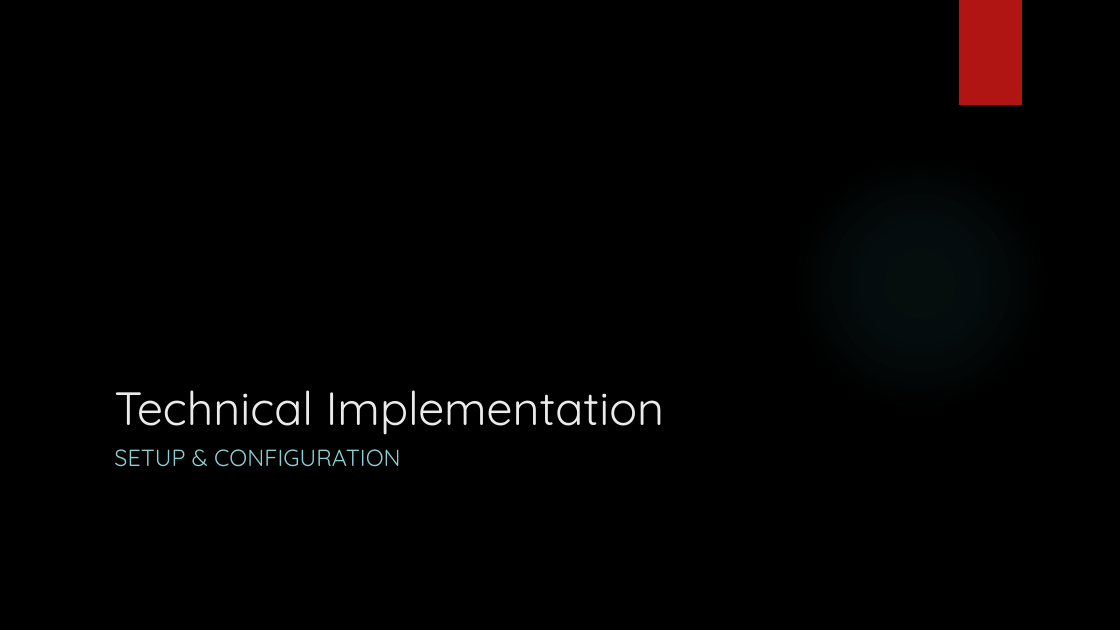
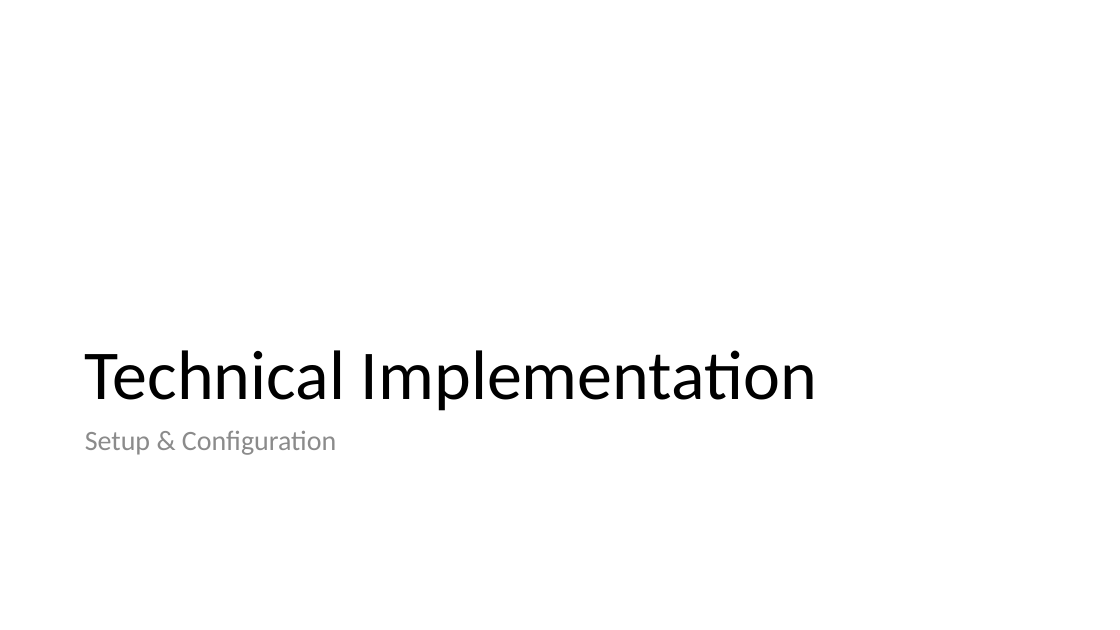
Before and after one commit to buildmotion/custom-angular-modules, a slide deck: slide 29 of presentation/custom-angular-modules.pptx. Drawn at 1120x630 pixels with LibreOffice and Linux fonts; fonts in the diff are those of the drawing; background and template pictures are left out. Boxes give left, top, right and bottom in pixels: in the first picture for what was removed or moved away, otherwise in the second. Text is boxed around its words. In the diff, an @@ line names an element or a change of style, - is before the commit and + after.

```diff
--- a/presentation/custom-angular-modules.pptx
+++ b/presentation/custom-angular-modules.pptx
@@ background picture (left out) to #FFFFFF @@
@@ rectangle removed at bbox=[959, 0, 1022, 105] @@
@@ title "Technical Implementation": place and size @@
-title "Technical Implementation" at bbox=[114, 390, 664, 435]
+title "Technical Implementation" at bbox=[85, 350, 817, 411]
@@ title "Technical Implementation" at bbox=[85, 350, 817, 411]: size 40 to 60 pt, font Quicksand to Calibri, text colour #EBEBEB to #000000; line spacing 1 to 0.9 @@
@@ ellipse removed at bbox=[791, 154, 1049, 413] @@
@@ text at bbox=[85, 431, 336, 455]: text changed; size 20 to 24 pt; font Quicksand to Calibri; text colour #8AD0D6 to #8C8C8C @@
-SETUP & CONFIGURATION
+Setup & Configuration
```
Also in this commit, not shown: 42 other slides changed, 5 slides added, 20 slides removed, 2 other files.
